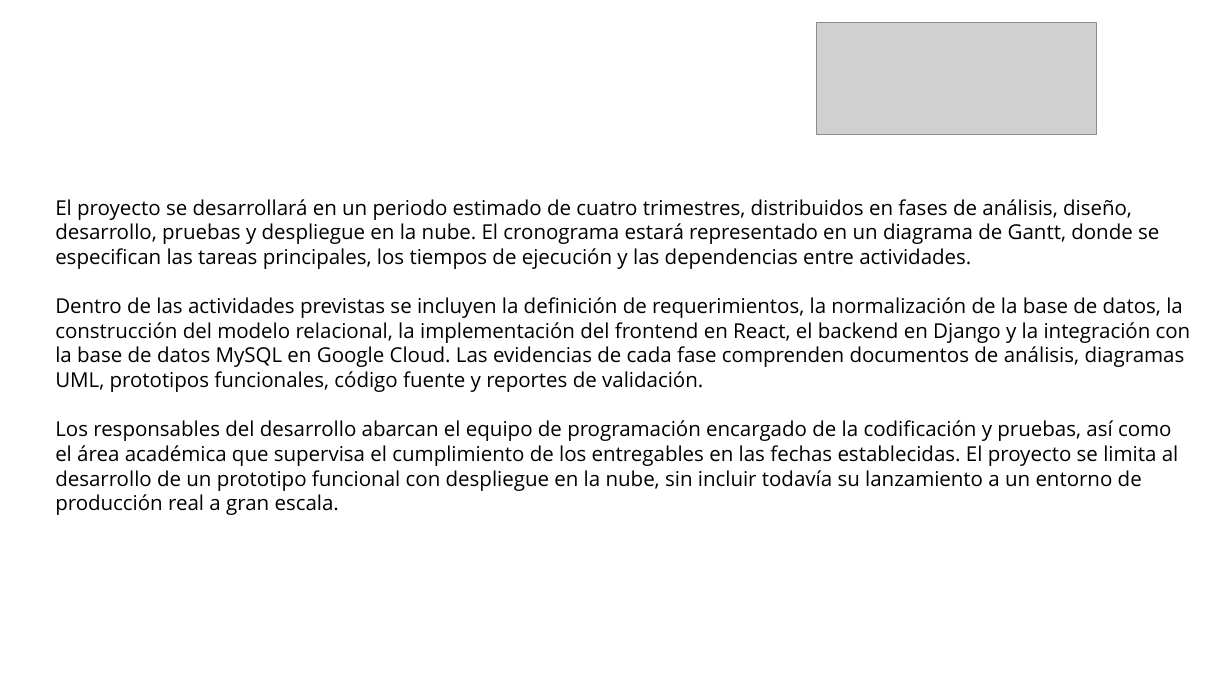
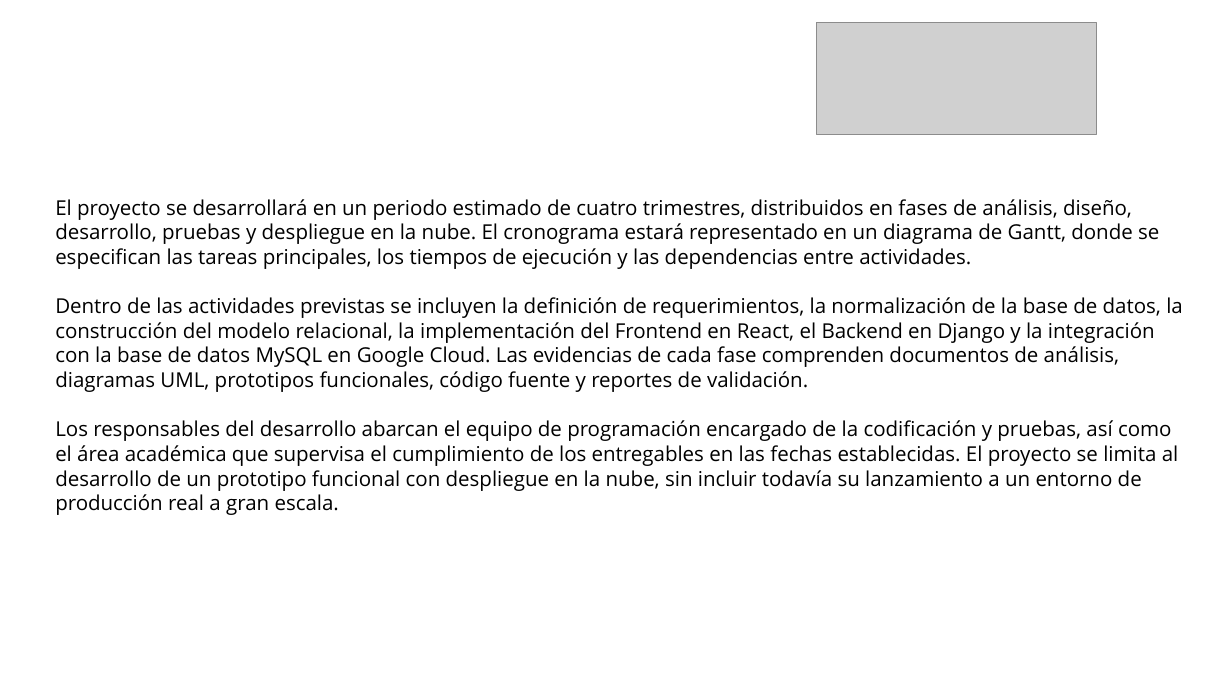
Before and after one commit to Pauland08/Proyecto-Zaap, a slide deck: slide 9 of _docs/trim_02/Contextualización Proyecto/3. Presentación del Proyecto.pptx. Drawn at 1232x693 pixels with LibreOffice and Linux fonts; fonts in the diff are those of the drawing; grey boxes stand for pictures; background and template pictures are left out. Boxes give left, top, right and bottom in pixels: in the first picture for what was removed or moved away, otherwise in the second. Text is boxed around its words. In the diff, an @@ line names an element or a change of style, - is before the commit and + after.

```diff
--- a/_docs/trim_02/Contextualización Proyecto/3. Presentación del Proyecto.pptx
+++ b/_docs/trim_02/Contextualización Proyecto/3. Presentación del Proyecto.pptx
@@ text at [55,297,1183,392]: text changed @@
-Dentro de las actividades previstas se incluyen la definición de requerimientos, la normalización de la base de datos, la construcción del modelo relacional, la implementación del frontend en React, el backend en Django y la integración con la base de datos MySQL en Google Cloud. Las evidencias de cada fase comprenden documentos de análisis, diagramas UML, prototipos funcionales, código fuente y reportes de validación.
+Dentro de las actividades previstas se incluyen la definición de requerimientos, la normalización de la base de datos, la construcción del modelo relacional, la implementación del Frontend en React, el Backend en Django y la integración con la base de datos MySQL en Google Cloud. Las evidencias de cada fase comprenden documentos de análisis, diagramas UML, prototipos funcionales, código fuente y reportes de validación.
```
Also in this commit, not shown: 2 other slides changed, 1 slide added, 3 other files.
